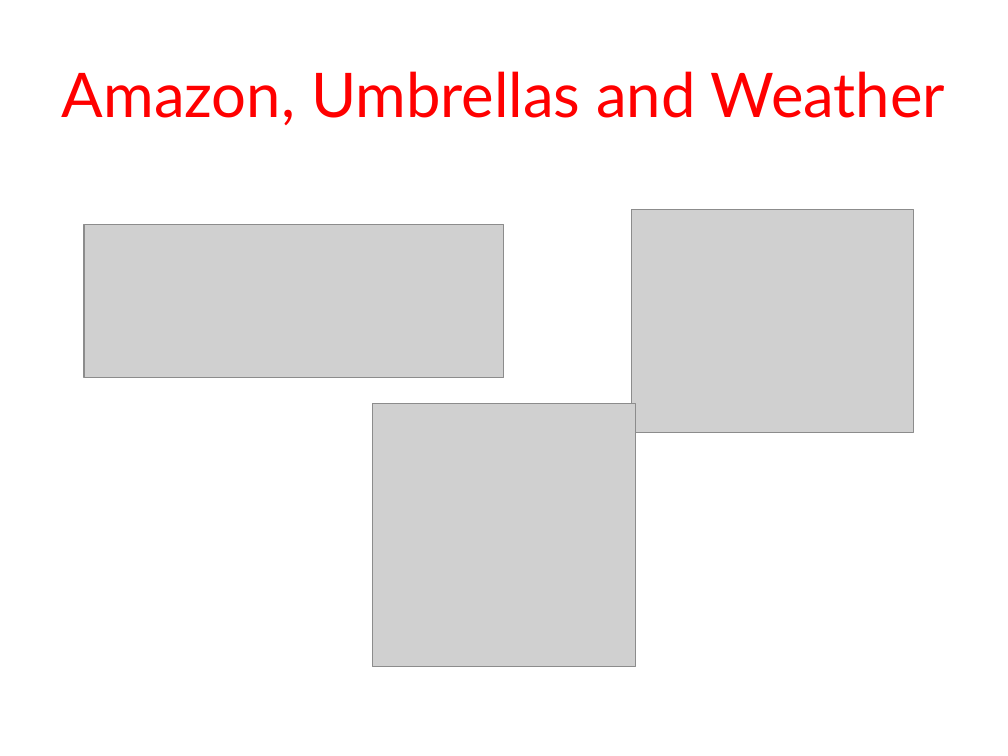
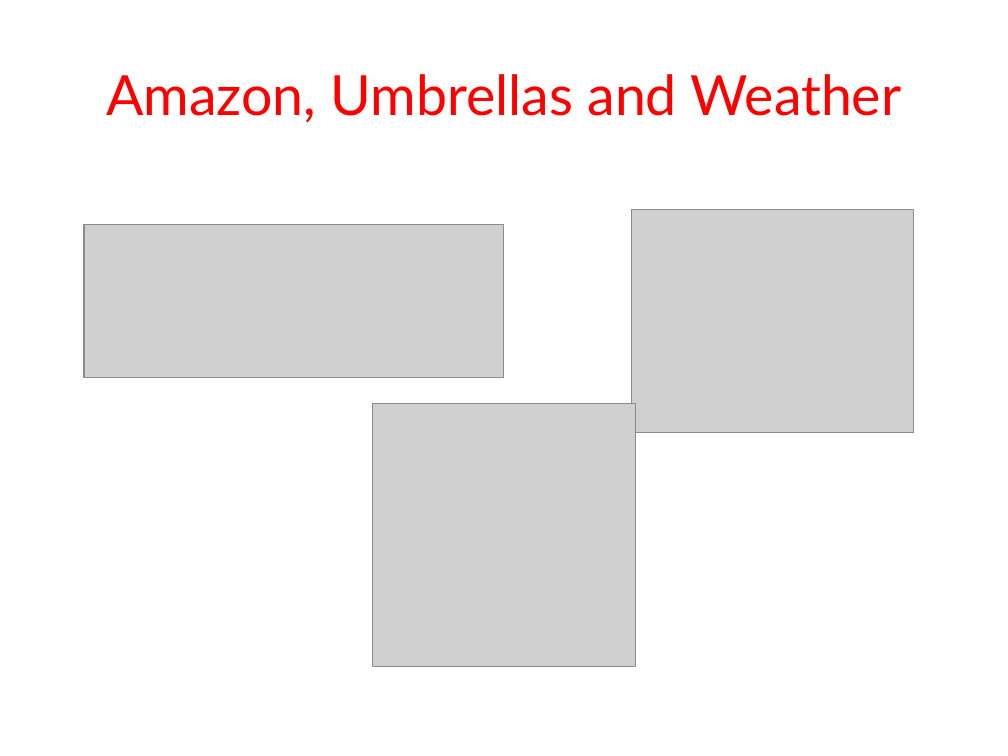
Before and after one commit to devEffort/HBTechTalk, a slide deck: slide 9 of HBTechTalk.pptx. Drawn at 1008x756 pixels with LibreOffice and Linux fonts; fonts in the diff are those of the drawing; grey boxes stand for pictures; background and template pictures are left out. Boxes give left, top, right and bottom in pixels: in the first picture for what was removed or moved away, otherwise in the second. Text is boxed around its words. In the diff, an @@ line names an element or a change of style, - is before the commit and + after.

```diff
--- a/HBTechTalk.pptx
+++ b/HBTechTalk.pptx
@@ title "Amazon, Umbrellas and Weather" at box(106, 74, 901, 123): size 44 to 39.6 pt @@
```
Also in this commit, not shown: 2 other slides changed, 2 slides added, 2 slides removed, 1 other file.
